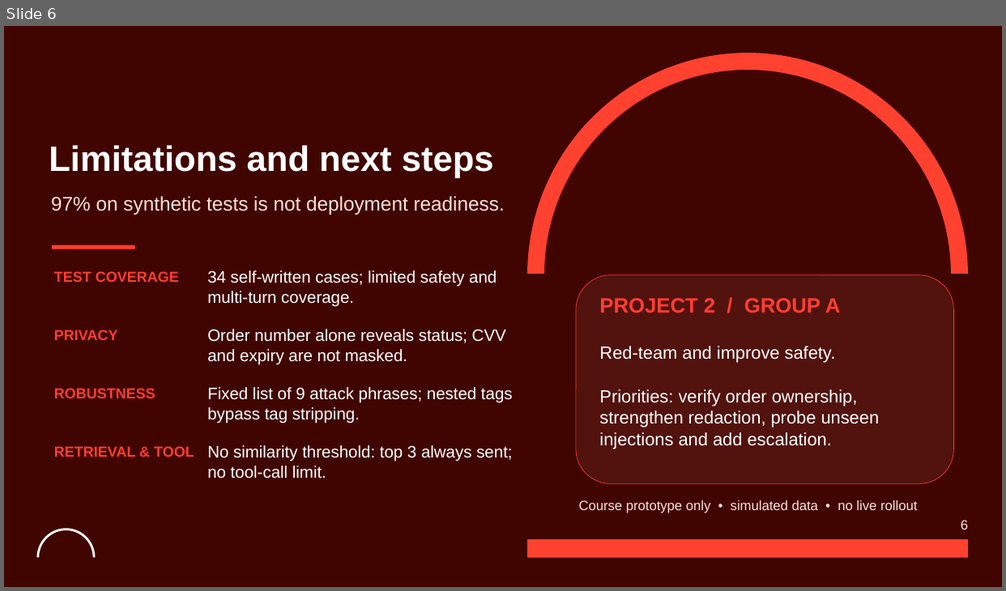
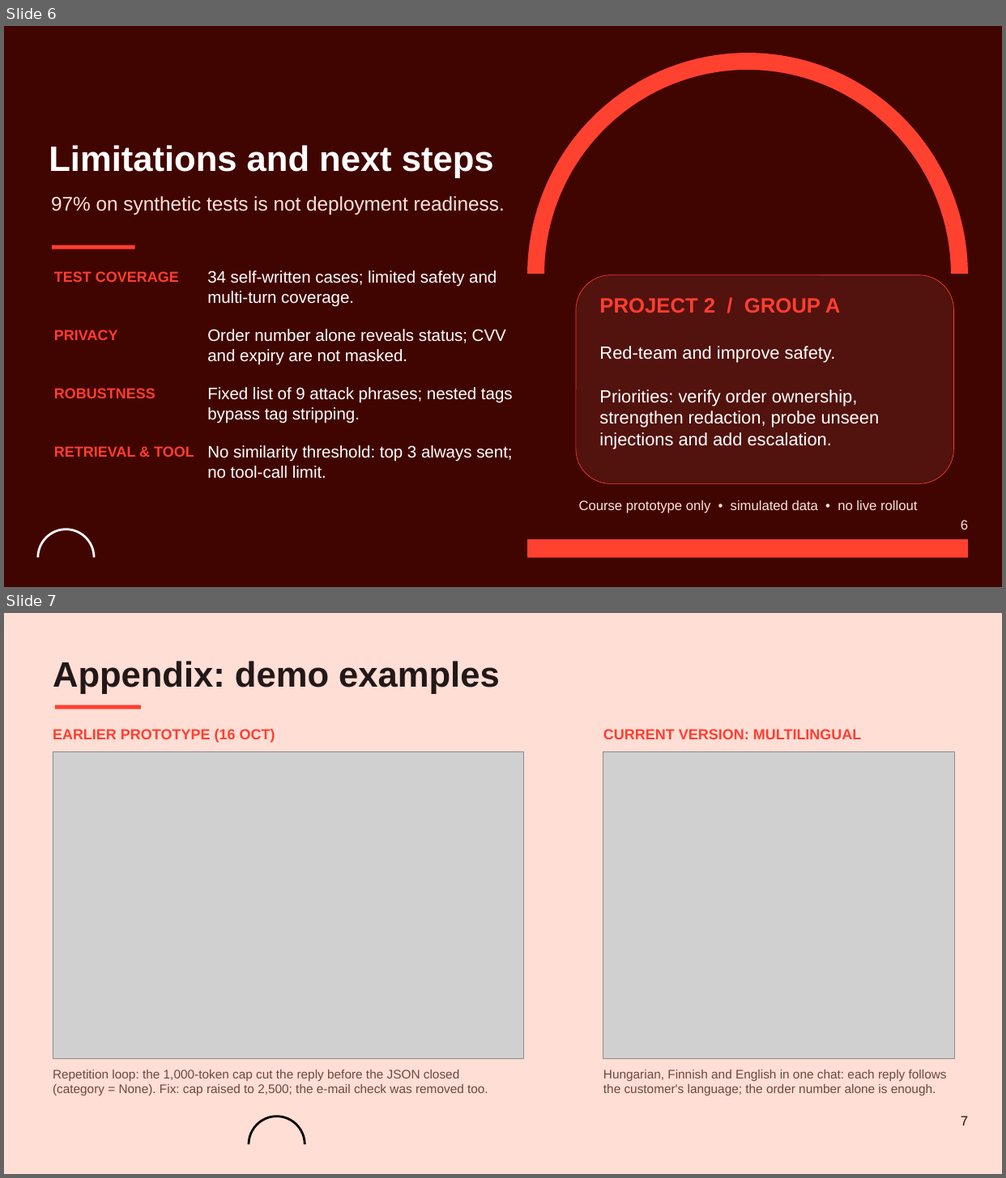
Before and after one commit to peterpalotai/OLLM_project_1, a slide deck: Cairnly_Assistant_OLLM_Project1_GroupA.pptx. Shown one above the other, each under a label of ours: slide 6 before the commit, slides 6 and 7 after it. The pictures are 1006x591 and 1006x1178 pixels, drawn with LibreOffice and Linux fonts; fonts in the diff are those of the drawing; grey boxes stand for pictures; background and template pictures are left out. Boxes give left, top, right and bottom in pixels: in the first picture for what was removed or moved away, otherwise in the second. Text is boxed around its words. In the diff, an @@ line names an element or a change of style, - is before the commit and + after.

Commit message:
Update project presentation deliverables
Refresh the PowerPoint presentation and its PDF export.

```diff
--- a/Cairnly_Assistant_OLLM_Project1_GroupA.pptx
+++ b/Cairnly_Assistant_OLLM_Project1_GroupA.pptx
@@ slide 7 added at (4,613,1002,1174), background #FFDED5 @@
@@ text added at (53,661,500,694), 34 pt, text #221818, bold @@
+Appendix: demo examples
@@ rectangle added at (55,705,141,709), fill #FF3E31 @@
@@ text added at (53,729,275,743), 14 pt, text #FF3E31, bold @@
+EARLIER PROTOTYPE (16 OCT)
@@ text added at (603,729,862,739), 14 pt, text #FF3E31, bold @@
+CURRENT VERSION: MULTILINGUAL
@@ picture added at (53,752,523,1059) @@
@@ picture added at (603,752,955,1059) @@
@@ text added at (53,1070,488,1096), 12 pt, text #6F4642 @@
+Repetition loop: the 1,000-token cap cut the reply before the JSON closed (category = None). Fix: cap raised to 2,500; the e-mail check was removed too.
@@ text added at (603,1070,947,1096), 12 pt, text #6F4642 @@
+Hungarian, Finnish and English in one chat: each reply follows the customer's language; the order number alone is enough.
@@ arch (boxed as its full ring) added at (247,1115,305,1174), fill #000000 @@
@@ text added at (961,1116,968,1126), 13 pt, text #3A0302 @@
+7
```
Also in this commit, not shown: 1 other file.
